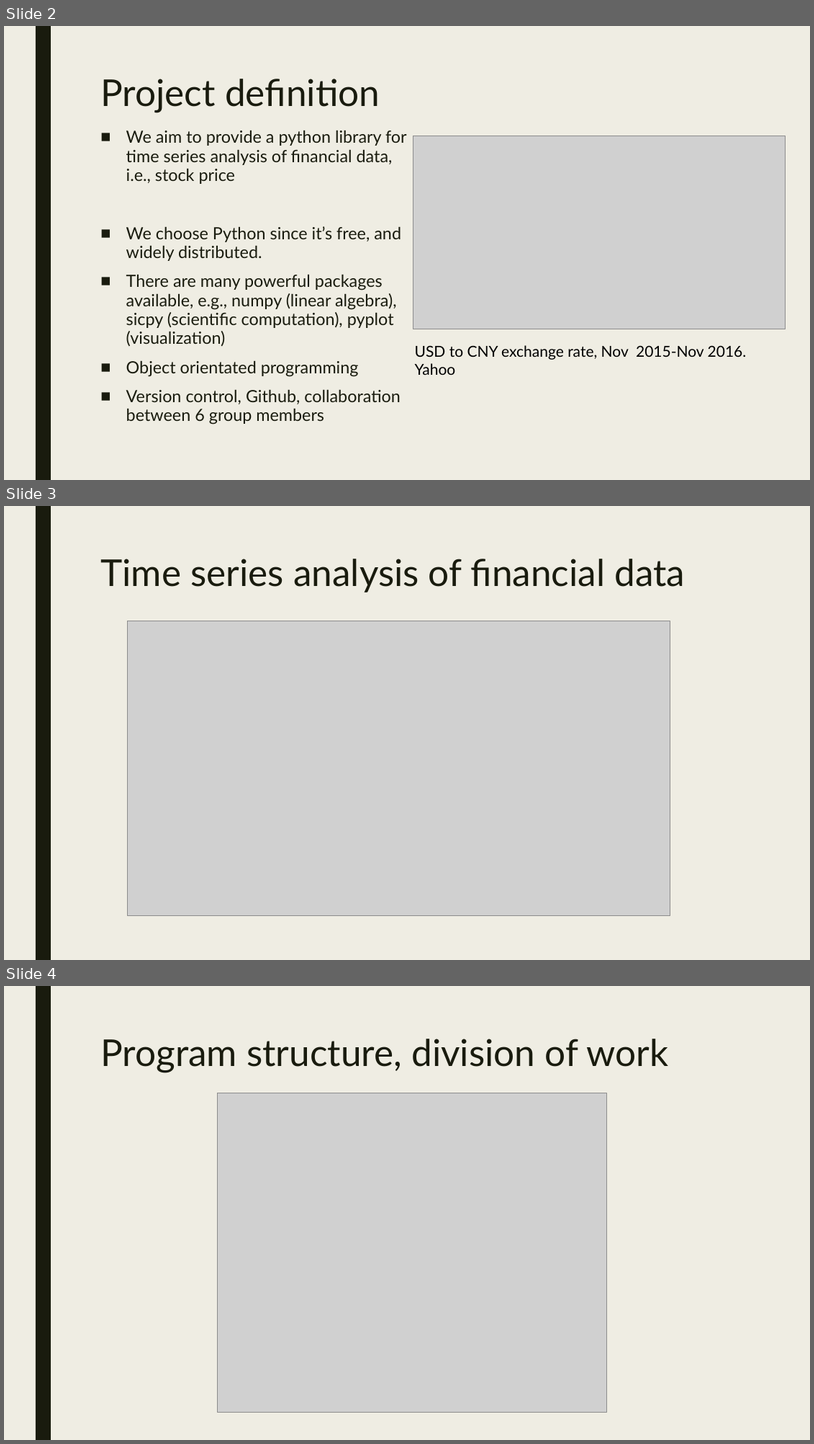
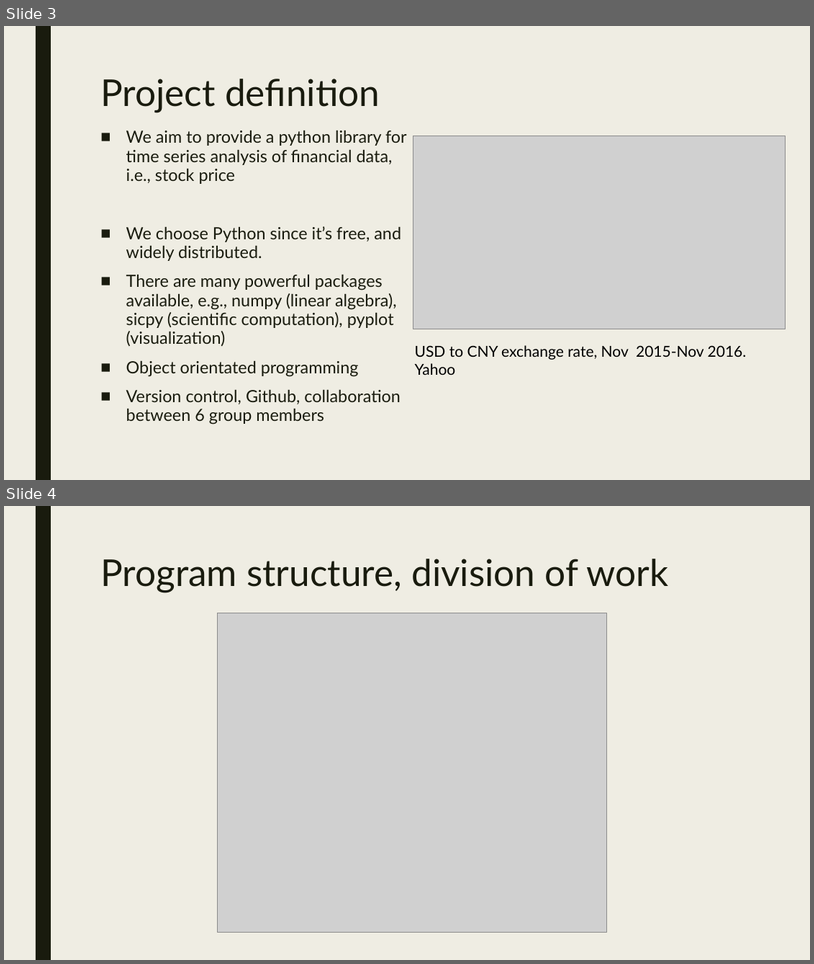
Before and after one commit to APC524/tsap, a slide deck: doc/presentation/pre.pptx. Shown one above the other, each under a label of ours: slides 2, 3 and 4 before the commit, slides 3 and 4 after it. The pictures are 814x1444 and 814x964 pixels, drawn with LibreOffice and Linux fonts; fonts in the diff are those of the drawing; grey boxes stand for pictures. Boxes give left, top, right and bottom in pixels: in the first picture for what was removed or moved away, otherwise in the second. Text is boxed around its words. In the diff, an @@ line names an element or a change of style, - is before the commit and + after.

Commit message:
update pre slides

```diff
--- a/doc/presentation/pre.pptx
+++ b/doc/presentation/pre.pptx
@@ slide 3 removed at [4, 506, 810, 960], background #EFEDE3; not listed: 1 template element that a slide beside it also shows @@
@@ title removed at [100, 559, 685, 592] @@
-Time series analysis of financial data
@@ picture removed at [128, 621, 671, 915] @@
@@ what was slide 2 is now slide 3 @@
```
Also in this commit, not shown: 1 slide added, 1 other file.
